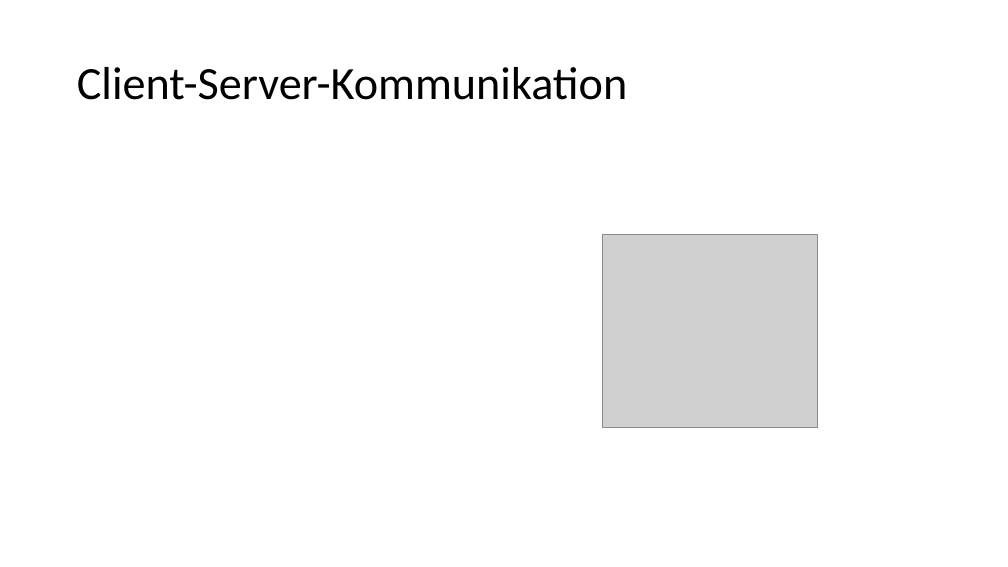
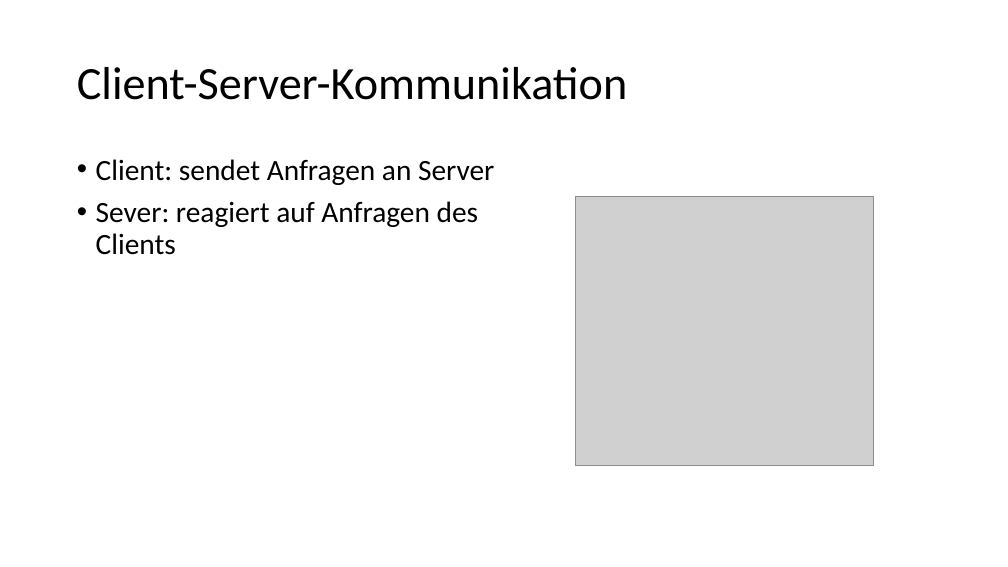
Before and after one commit to NickDenzler/MA_Praesentation, a slide deck: slide 4 of MA Präsentation.pptx. Drawn at 1008x567 pixels with LibreOffice and Linux fonts; fonts in the diff are those of the drawing; grey boxes stand for pictures. Boxes give left, top, right and bottom in pixels: in the first picture for what was removed or moved away, otherwise in the second. Text is boxed around its words. In the diff, an @@ line names an element or a change of style, - is before the commit and + after.

```diff
--- a/MA Präsentation.pptx
+++ b/MA Präsentation.pptx
@@ text added at (x1=96, y1=159, x2=494, y2=255), 28 pt, text #000000 @@
+• Client: sendet Anfragen an Server
+• Sever: reagiert auf Anfragen des Clients
@@ picture resized from (x1=603, y1=234, x2=817, y2=428) to (x1=575, y1=197, x2=873, y2=466) @@
```
Also in this commit, not shown: 1 other slide changed.
